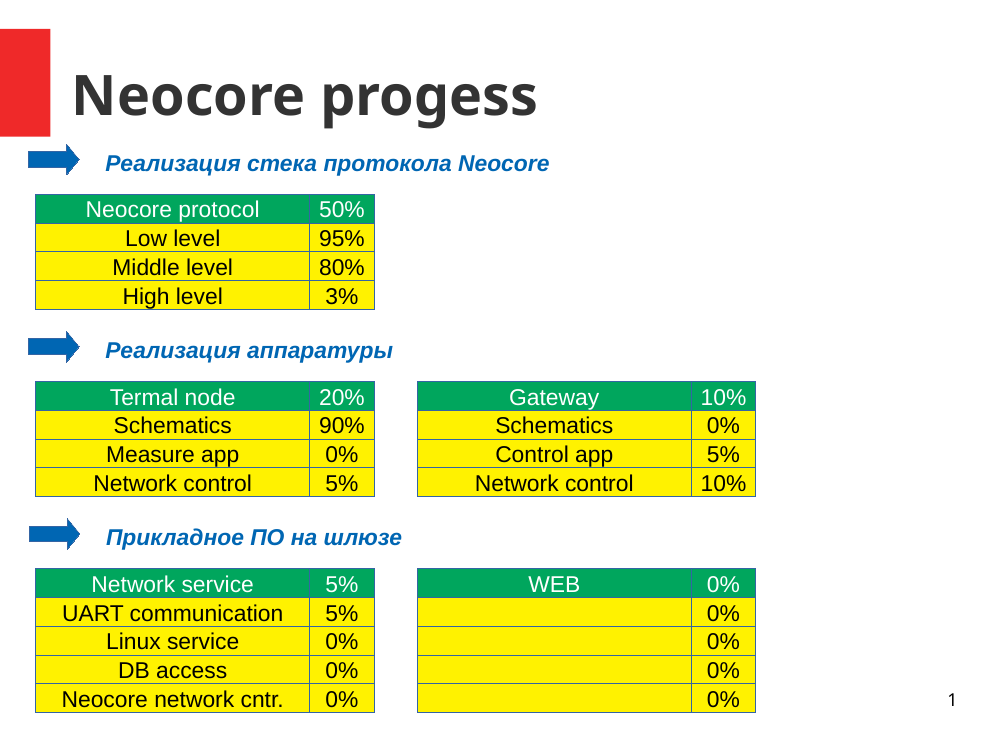
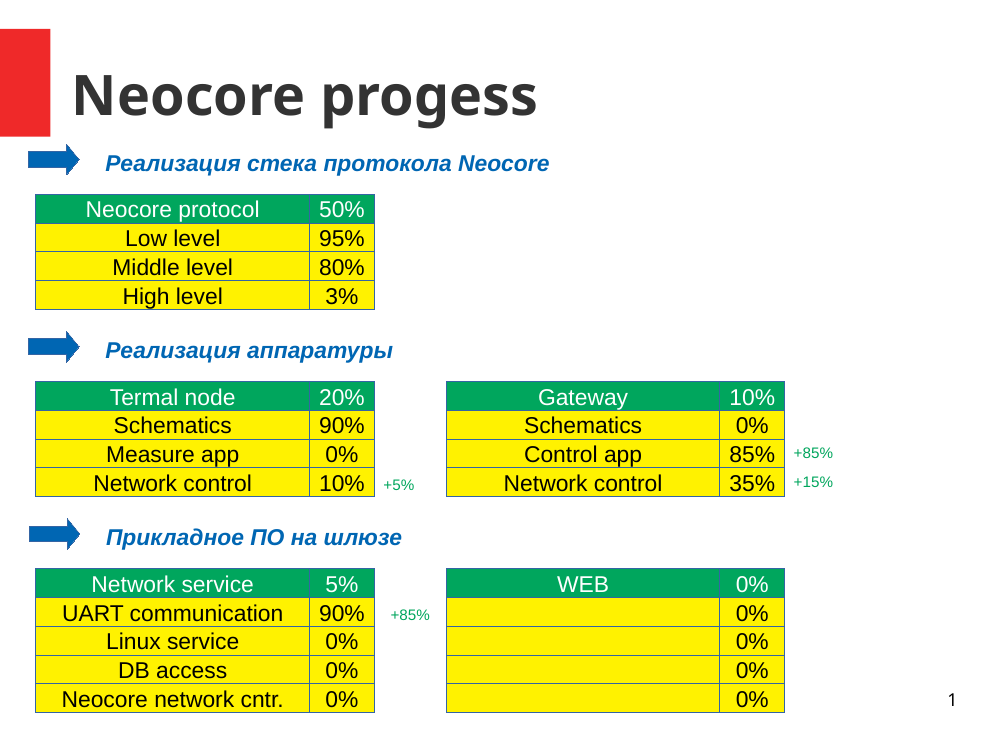
Before and after one commit to saurex83/WMNU, a slide deck: slide 1 of documentation/progress.odp. Drawn at 1008x756 pixels with LibreOffice and Linux fonts; fonts in the diff are those of the drawing. Boxes give left, top, right and bottom in pixels: in the first picture for what was removed or moved away, otherwise in the second. Text is boxed around its words. In the diff, an @@ line names an element or a change of style, - is before the commit and + after.

```diff
--- a/documentation/progress.odp
+++ b/documentation/progress.odp
@@ text in rectangle at (729,446,775,468): text changed @@
-5%
+85%
@@ text added at (794,447,833,458), 12 pt, text #00A65D @@
++85%
@@ text in rectangle at (319,475,365,497): text changed @@
-5%
+10%
@@ text added at (383,479,414,490), 12 pt, text #00A65D @@
++5%
@@ 18 rectangles: place and size @@
-18 rectangles at (418,381,756,713)
+18 rectangles at (446,381,785,713)
@@ text in rectangle at (729,475,775,497): text changed @@
-10%
+35%
@@ text added at (794,476,833,487), 12 pt, text #00A65D @@
++15%
@@ text in rectangle at (319,605,365,622): text changed @@
-5%
+90%
@@ text added at (391,609,430,620), 12 pt, text #00A65D @@
++85%
```
Also in this commit, not shown: 1 other slide changed, 28 other files.
